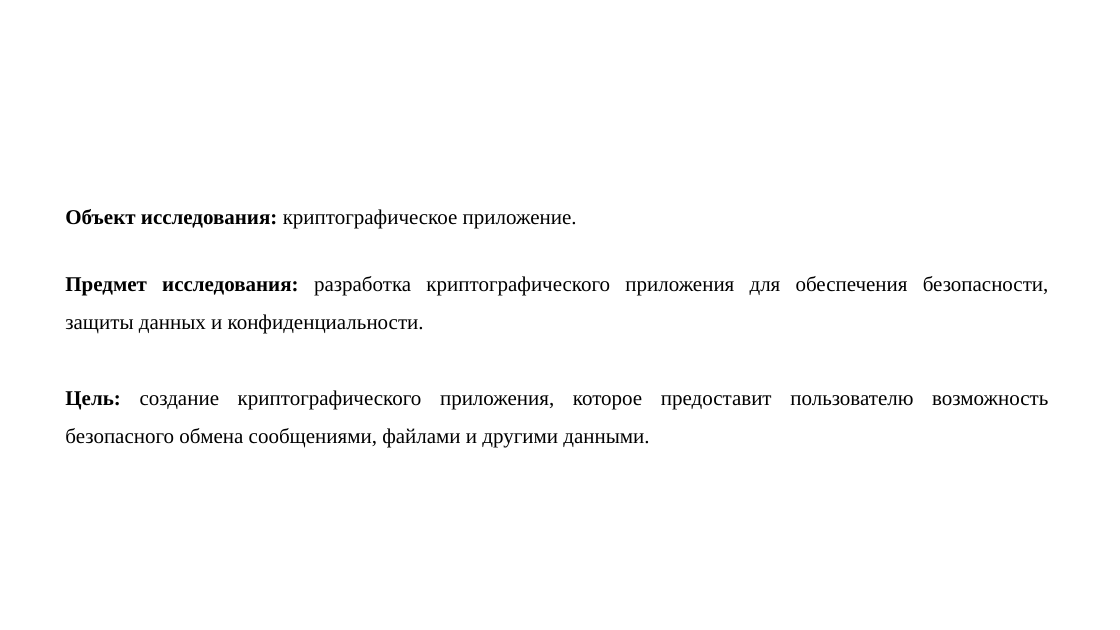
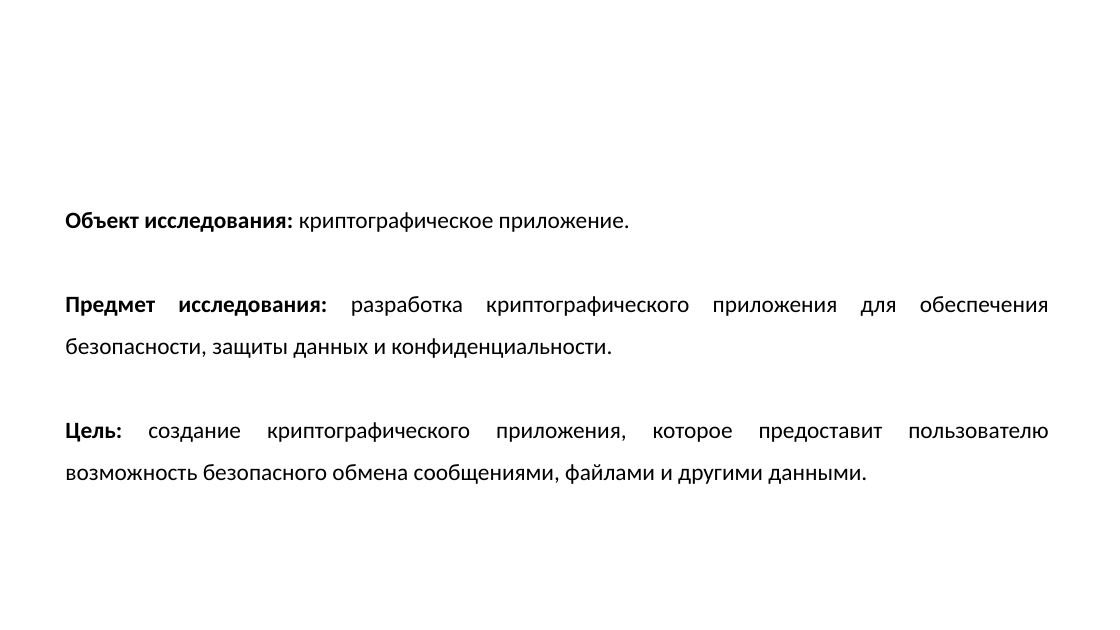
Before and after one commit to rad1anttt/diplom-_-, a slide deck: slide 5 of rad1anttt презентация.pptx (slide 4 before the commit). Drawn at 1120x630 pixels with LibreOffice and Linux fonts; fonts in the diff are those of the drawing; background and template pictures are left out. Boxes give left, top, right and bottom in pixels: in the first picture for what was removed or moved away, otherwise in the second. Text is boxed around its words. In the diff, an @@ line names an element or a change of style, - is before the commit and + after.

```diff
--- a/rad1anttt презентация.pptx
+++ b/rad1anttt презентация.pptx
@@ text "Объект исследования: криптографическое приложение." at [65,212,1049,484]: size 18 to 20 pt, font Times New Roman to Calibri @@
```
Also in this commit, not shown: 16 other slides changed, 7 slides added, 2 slides removed, 1 other file.
